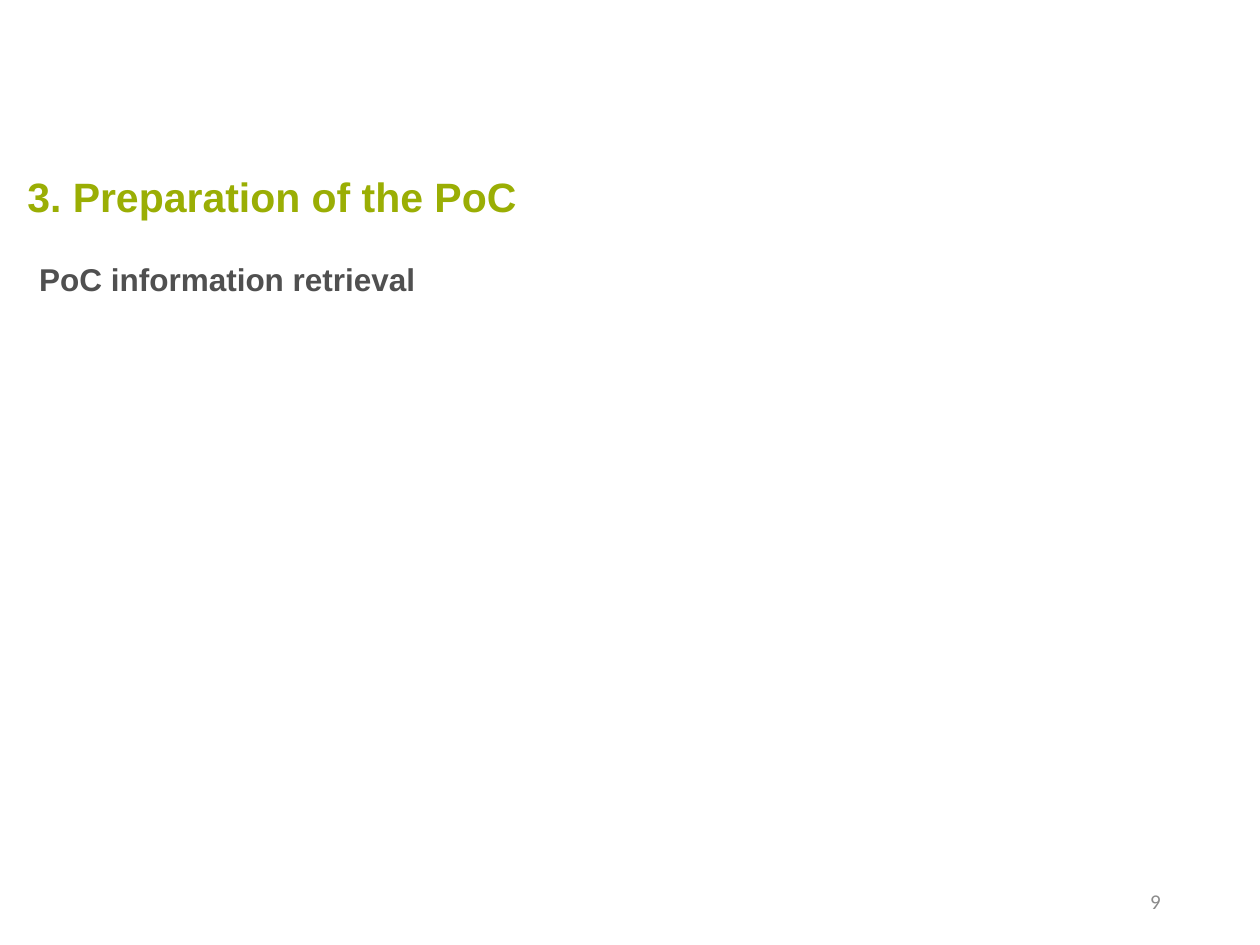
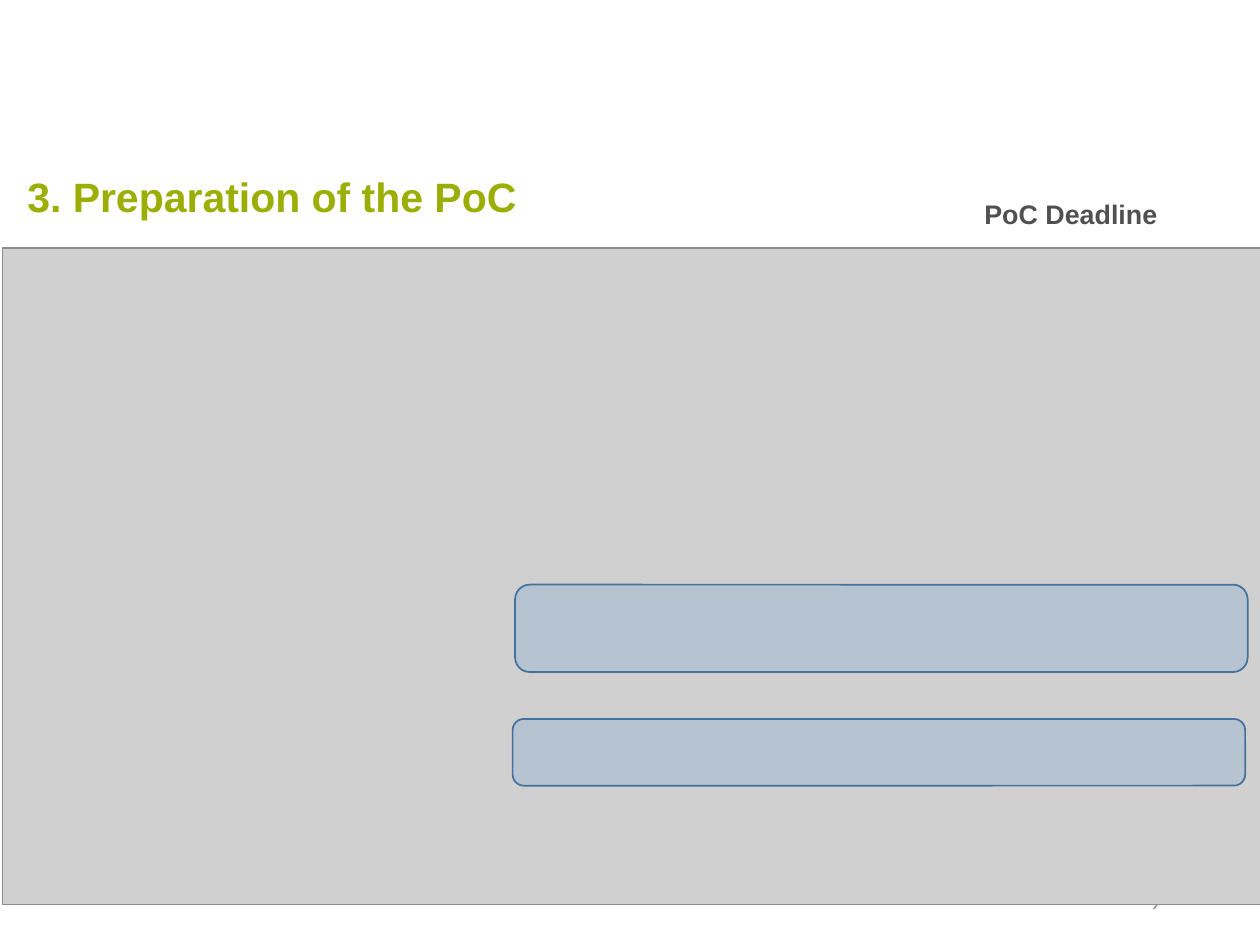
Before and after one commit to eProcurement-everis/ePO, a slide deck: slide 9 of 08_Project_management/WGM Reports/5th_WGM/AO10649_ePO_WGM5_20180328_v1.pptx. Drawn at 1260x945 pixels with LibreOffice and Linux fonts; fonts in the diff are those of the drawing; grey boxes stand for pictures; background and template pictures are left out. Boxes give left, top, right and bottom in pixels: in the first picture for what was removed or moved away, otherwise in the second. Text is boxed around its words. In the diff, an @@ line names an element or a change of style, - is before the commit and + after.

```diff
--- a/08_Project_management/WGM Reports/5th_WGM/AO10649_ePO_WGM5_20180328_v1.pptx
+++ b/08_Project_management/WGM Reports/5th_WGM/AO10649_ePO_WGM5_20180328_v1.pptx
@@ text at [984, 204, 1157, 225]: text changed; size 18 to 15.3 pt @@
-PoC information retrieval
+PoC Deadline
@@ picture added at [3, 248, 1260, 905] @@
@@ rounded rectangle added at [515, 585, 1247, 672], fill #5B9BD5 at 22% opacity, outline #43739E 1 pt @@
@@ rounded rectangle added at [513, 719, 1245, 786], fill #5B9BD5 at 22% opacity, outline #43739E 1 pt @@
```
Also in this commit, not shown: 2 other slides changed, 2 other files.
